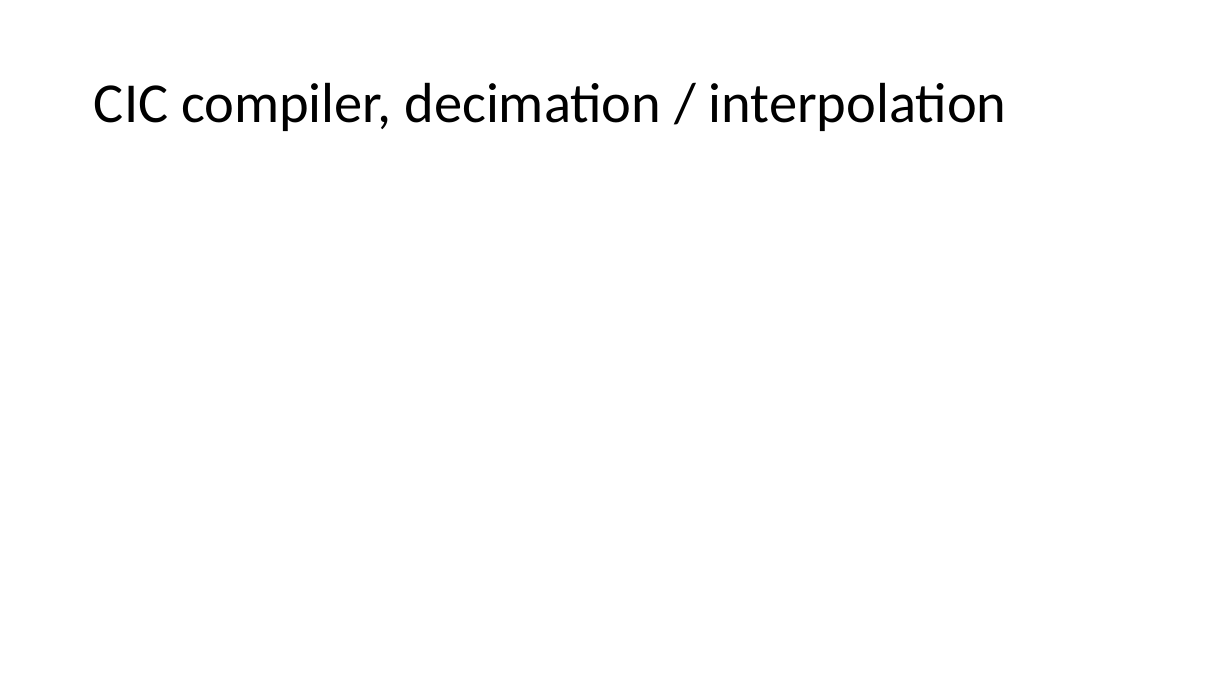
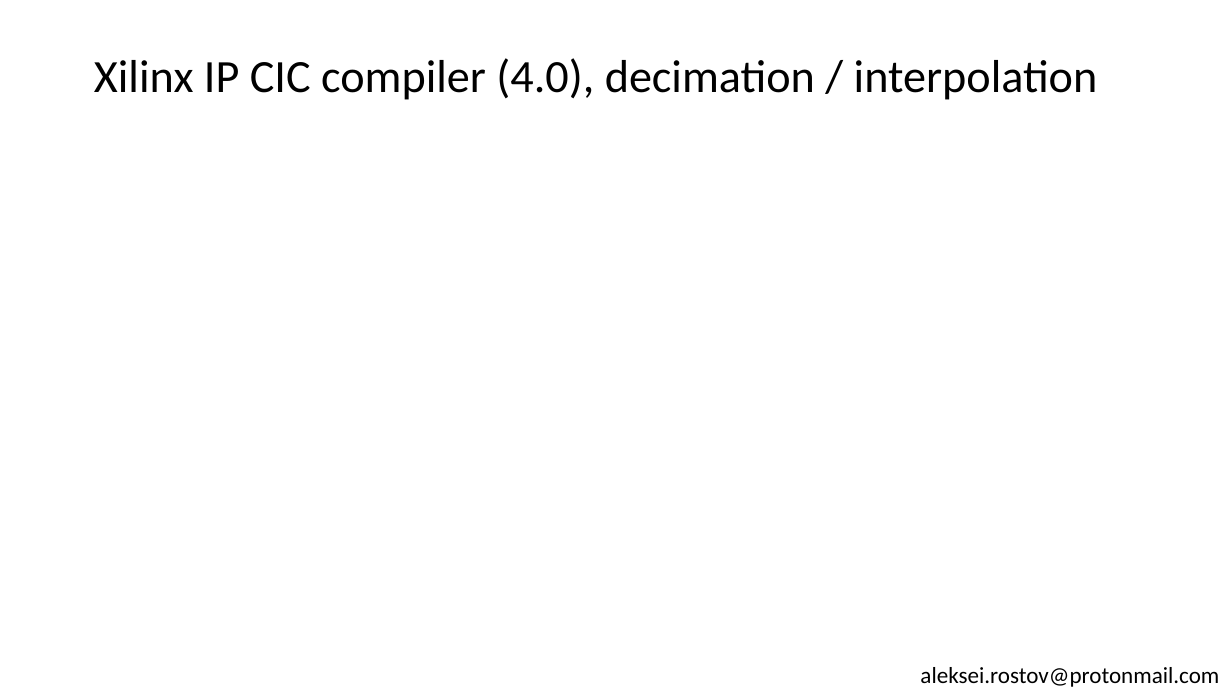
Before and after one commit to farbius/dsp_xilinx_ip, a slide deck: slide 6 of presentation/Xilinx IP cores for Digital Signal Processing.pptx (slide 5 before the commit). Drawn at 1232x693 pixels with LibreOffice and Linux fonts; fonts in the diff are those of the drawing. Boxes give left, top, right and bottom in pixels: in the first picture for what was removed or moved away, otherwise in the second. Text is boxed around its words. In the diff, an @@ line names an element or a change of style, - is before the commit and + after.

```diff
--- a/presentation/Xilinx IP cores for Digital Signal Processing.pptx
+++ b/presentation/Xilinx IP cores for Digital Signal Processing.pptx
@@ title at [94, 58, 1098, 100]: text changed; size 44 to 36 pt @@
-CIC compiler, decimation / interpolation
+Xilinx IP CIC compiler (4.0), decimation / interpolation
@@ text added at [920, 667, 1219, 687], 18 pt, text #000000 @@
+aleksei.rostov@protonmail.com
```
Also in this commit, not shown: 6 other slides changed, 2 slides added, 2 slides removed, 5 other files.
